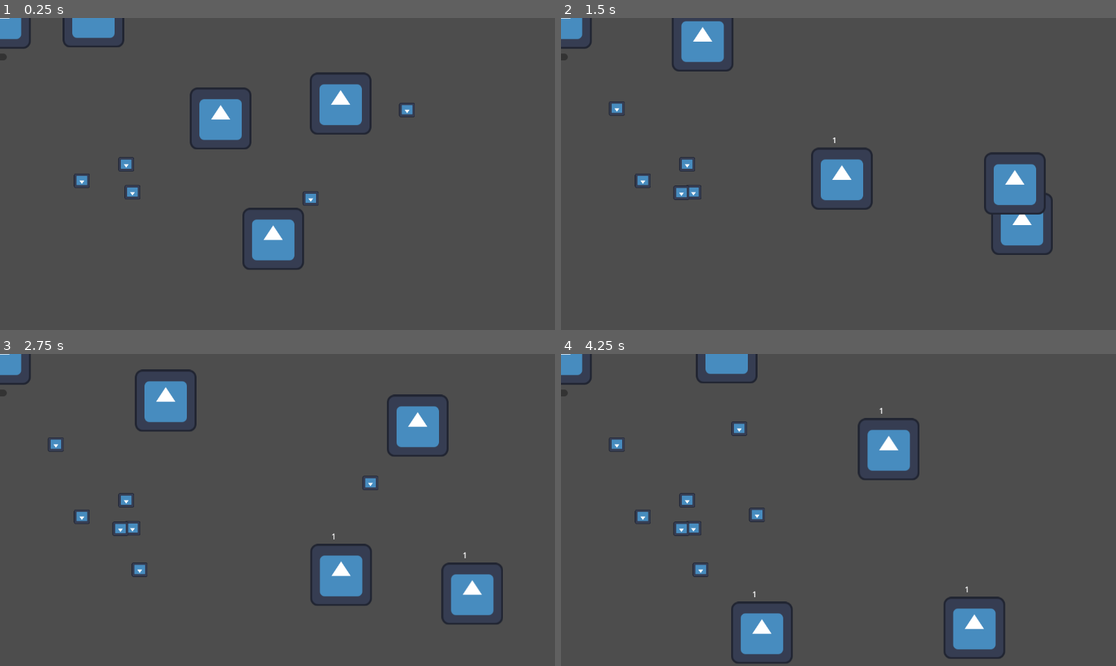
Above: before the commit, frames 1-4 (two rows, left to right).
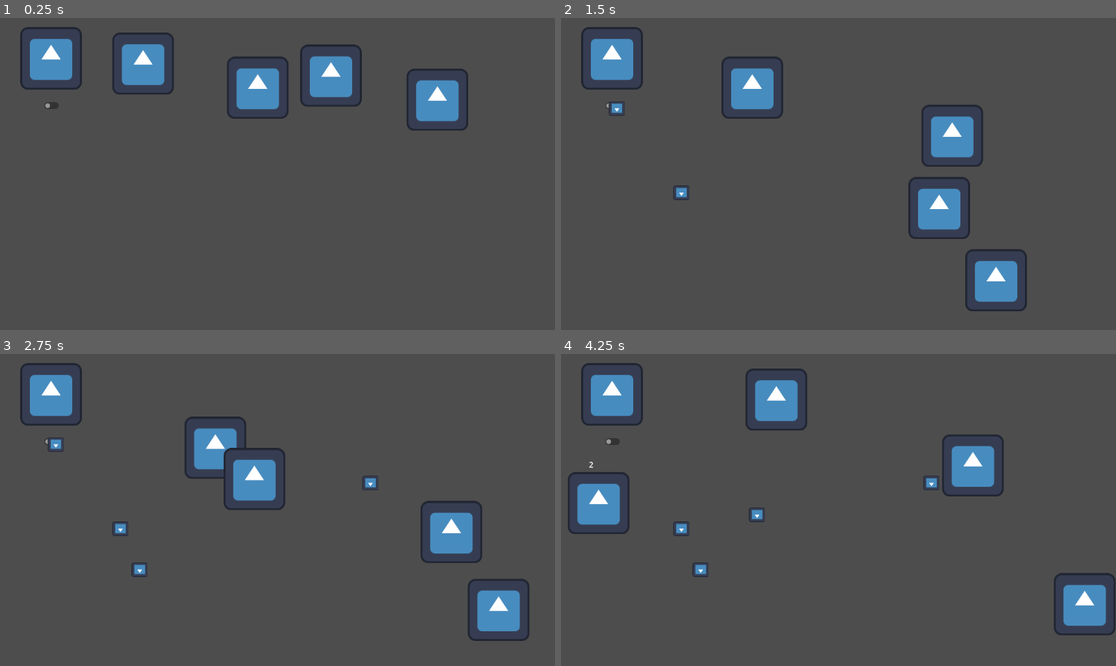
Above: after the commit, the same moments.

Repository: MenshikovMakxim/GodotGame1
Game: Godot game, scene res://main.tscn
Two runs of this game, one before a commit and one after it. Both use one fixed random seed, a clock stepped at 60 frames per second and the inputs below. The engine's default icon, where the game draws it, is replaced by a stand-in: a white triangle on a blue panel in a dark square.
Inputs:
- Up to frame 1 (0.25 s): no input
- Up to frame 2 (1.5 s): tap Enter at 0.5 s; hold Right 0.53-1.28 s; hold Down from 1.28 s (still down)
- Up to frame 3 (2.75 s): release Down at 2.03 s; hold Right from 2.03 s (still down)
- Up to frame 4 (4.25 s): release Right at 2.78 s; hold Up 2.78-3.53 s; hold Left from 3.53 s (still down)

The runs differ from the first frame. In frame 1, 11% of the frame differs, in the area x 0-85%, y 0-81%; in frame 2, 12%; in frame 3, 11%; in frame 4, 12%, in the area x 0-100%, y 0-100%.

Commit message:
Heroes in line

Diff:
--- a/new-game-project/main.tscn
+++ b/new-game-project/main.tscn
@@ -1,61 +1,42 @@
-[gd_scene load_steps=5 format=3 uid="uid://byfbp410flvc3"]
+[gd_scene load_steps=4 format=3 uid="uid://byfbp410flvc3"]
 
 [ext_resource type="Script" uid="uid://b5buanpp1jh16" path="res://main.gd" id="1_0xm2m"]
 [ext_resource type="Texture2D" uid="uid://2kok6tu4amy8" path="res://icon.svg" id="1_ig7tw"]
 [ext_resource type="PackedScene" uid="uid://bfyye8jis32bq" path="res://hero.tscn" id="3_h2yge"]
-[ext_resource type="PackedScene" uid="uid://dhnigdt3rl152" path="res://Coin.tscn" id="4_1bvp3"]
 
 [node name="Main" type="Node2D"]
 script = ExtResource("1_0xm2m")
 
 [node name="Icon" type="Sprite2D" parent="."]
-position = Vector2(0, -1)
+position = Vector2(106, 84)
 scale = Vector2(1, 1.01563)
 texture = ExtResource("1_ig7tw")
 
 [node name="CheckButton" type="CheckButton" parent="."]
-offset_left = -23.0
-offset_top = 69.0
-offset_right = 21.0
-offset_bottom = 93.0
+offset_left = 85.0
+offset_top = 170.0
+offset_right = 129.0
+offset_bottom = 194.0
 
 [node name="Timer" type="Timer" parent="."]
 wait_time = 0.664
 autostart = true
 
 [node name="Hero2" parent="." instance=ExtResource("3_h2yge")]
-position = Vector2(194, -3)
+position = Vector2(297, 95)
 speed = 50
 
-[node name="Area2D" parent="." instance=ExtResource("4_1bvp3")]
-position = Vector2(170, 338)
-
-[node name="Area2D2" parent="." instance=ExtResource("4_1bvp3")]
-position = Vector2(262, 304)
-
-[node name="Area2D3" parent="." instance=ExtResource("4_1bvp3")]
-position = Vector2(275, 362)
-
-[node name="Area2D4" parent="." instance=ExtResource("4_1bvp3")]
-position = Vector2(645, 375)
-
-[node name="Area2D5" parent="." instance=ExtResource("4_1bvp3")]
-position = Vector2(845, 191)
-
-[node name="Area2D6" parent="." instance=ExtResource("4_1bvp3")]
-position = Vector2(834, -51)
-
 [node name="Hero" parent="." instance=ExtResource("3_h2yge")]
-position = Vector2(433, 184)
+position = Vector2(662, 95)
 isAI = true
 
 [node name="Hero3" parent="." instance=ExtResource("3_h2yge")]
-position = Vector2(657, 128)
+position = Vector2(485, 95)
 speed = 200
 isAI = true
 
 [node name="Hero4" parent="." instance=ExtResource("3_h2yge")]
-position = Vector2(492, 384)
+position = Vector2(833, 95)
 speed = 300
 isAI = true
 
Not shown, added: new-game-project/export_presets.cfg
